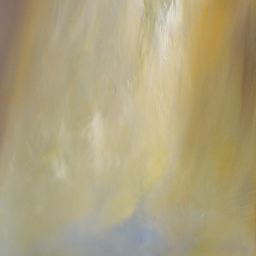
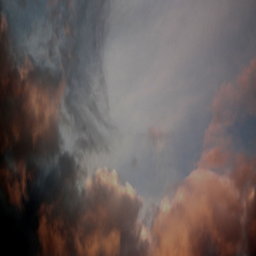
Layer changes from the first 256px x 256px image to the second:
added layer "Pasted Layer #1" above "Pasted Layer" over box(0, 0, 256, 256)
